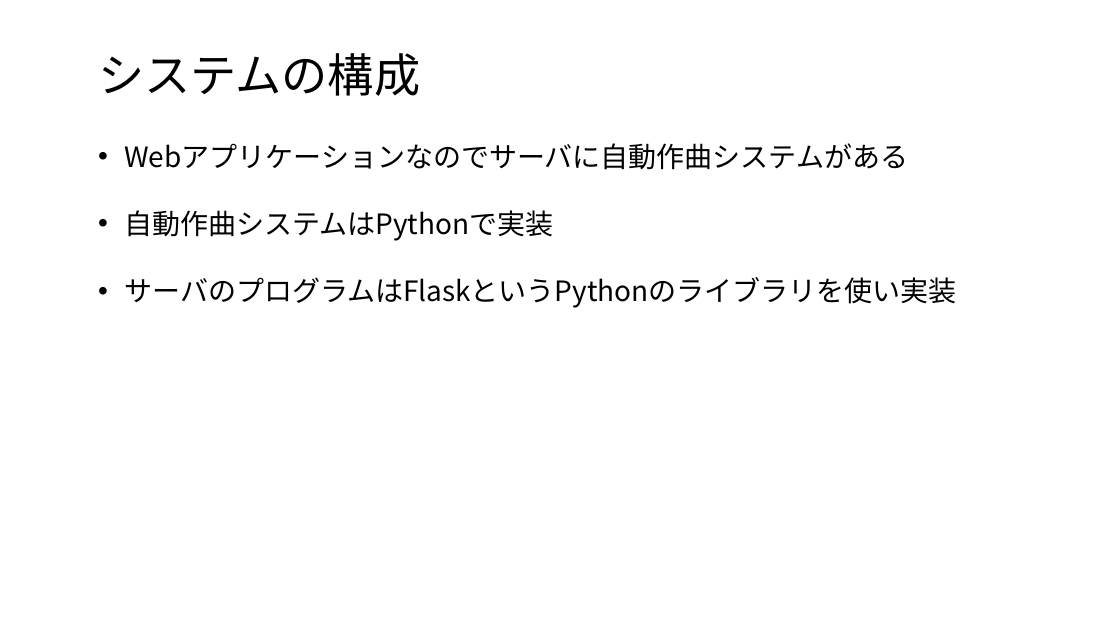
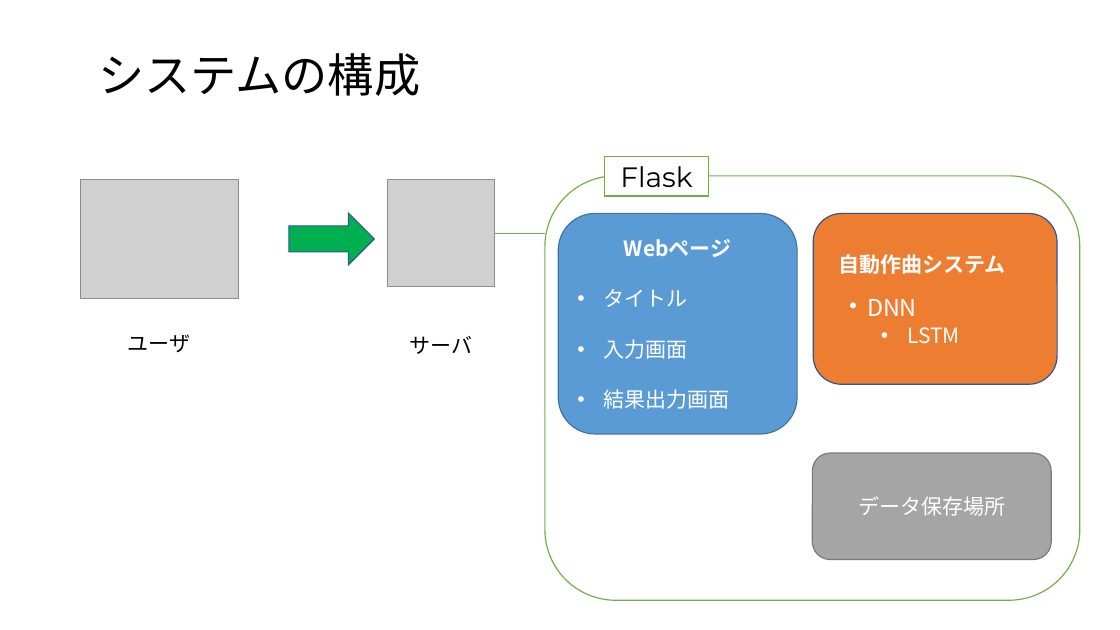
Before and after one commit to yoshitake266/bitComposer_prj, a slide deck: slide 3 of presentation/bit Composer.pptx. Drawn at 1120x630 pixels with LibreOffice and Linux fonts; fonts in the diff are those of the drawing; grey boxes stand for pictures. Boxes give left, top, right and bottom in pixels: in the first picture for what was removed or moved away, otherwise in the second. Text is boxed around its words. In the diff, an @@ line names an element or a change of style, - is before the commit and + after.

Commit message:
Updated pptx and img

```diff
--- a/presentation/bit Composer.pptx
+++ b/presentation/bit Composer.pptx
@@ text removed at <box>124,143,957,308</box> @@
-• Webアプリケーションなのでサーバに自動作曲システムがある
-• 自動作曲システムはPythonで実装
-• サーバのプログラムはFlaskというPythonのライブラリを使い実装
@@ rectangle added at <box>604,156,709,196</box>, fill #FFFFFF, outline #70AD47 1 pt, 24 pt, text #000000 @@
+Flask
@@ picture added at <box>81,180,239,298</box> @@
@@ picture added at <box>387,180,495,287</box> @@
@@ right arrow added at <box>289,213,375,266</box>, fill #00B050, outline #325491 1 pt @@
@@ line added from (495, 234) to (545, 234), #70AD47 0.5 pt @@
@@ text added at <box>128,334,191,352</box>, 18 pt, text #000000 @@
+ユーザ
@@ text added at <box>409,336,472,354</box>, 18 pt, text #000000 @@
+サーバ
@@ group added at <box>545,176,1081,600</box>: 4 rounded rectangles, 2 texts @@
+自動作曲システム
+・DNN
+  • LSTM
+Webページ
+• タイトル
+• 入力画面
+• 結果出力画面
+データ保存場所
```
Also in this commit, not shown: 6 other slides changed, 4 slides added, 3 slides removed, 2 other files.
